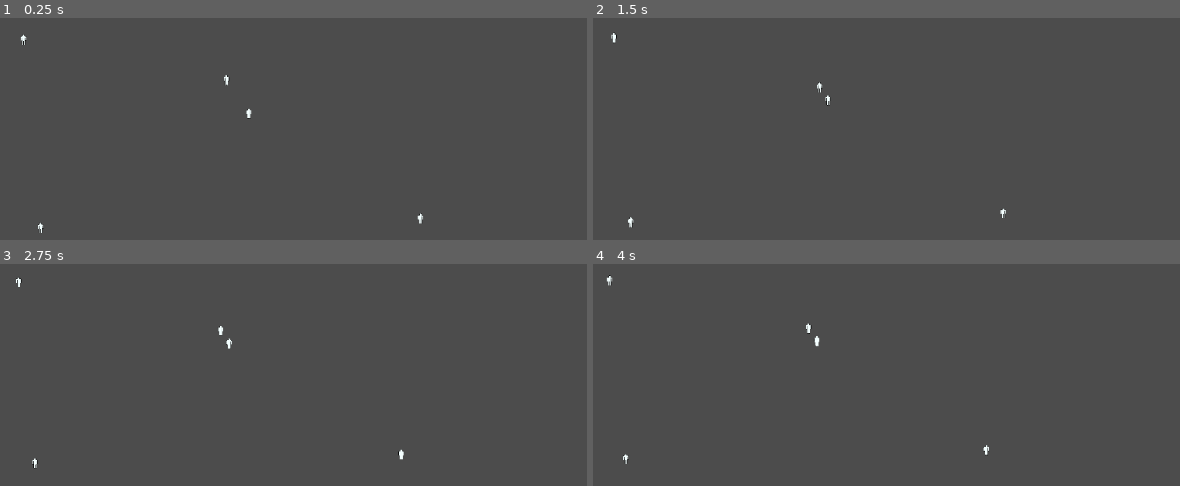
Above: before the commit, frames 1-4 (two rows, left to right).
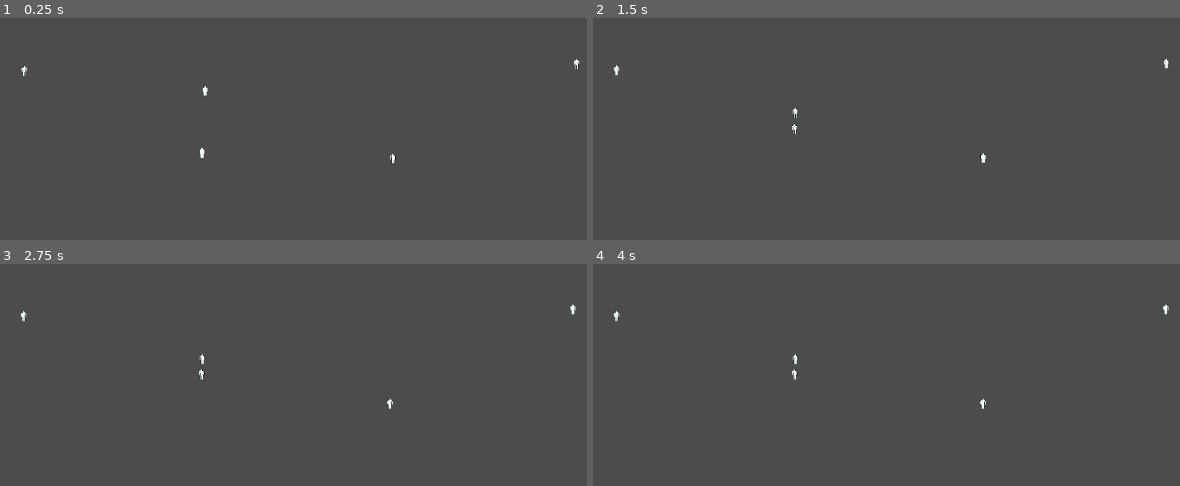
Above: after the commit, the same moments.

Repository: silverhammermba/GGJ2022
Game: Godot game, scene res://Battlefield.tscn
The game is run twice, just before and just after one commit, with the same random seed, the same clock (stepped at 60 frames per second) and the same inputs.
Inputs:
- Up to frame 1 (0.25 s): no input
- Up to frame 2 (1.5 s): tap Enter at 0.5 s
- Up to frame 3 (2.75 s): tap Space at 2 s
- Up to frame 4 (4 s): no input

The runs differ from the first frame. In frame 1, 0.3% of the frame differs, in the area x 3-99%, y 7-97%; in frame 2, 0.3%; in frame 3, 0.3%; in frame 4, 0.3%.

Commit message:
fix pawn drift (using damping) and lock rotation

Diff:
--- a/Battlefield.tscn
+++ b/Battlefield.tscn
@@ -5,16 +5,16 @@
 [node name="Battlefield" type="Node2D"]
 
 [node name="Pawn" parent="." instance=ExtResource( 1 )]
-position = Vector2( 174, 131 )
+position = Vector2( 884, 162 )
 
 [node name="Pawn2" parent="." instance=ExtResource( 1 )]
-position = Vector2( 196, 373 )
+position = Vector2( 403, 278 )
 
 [node name="Pawn3" parent="." instance=ExtResource( 1 )]
-position = Vector2( 464, 227 )
+position = Vector2( 175, 171 )
 
 [node name="Pawn4" parent="." instance=ExtResource( 1 )]
-position = Vector2( 684, 361 )
+position = Vector2( 648, 284 )
 
 [node name="Pawn5" parent="." instance=ExtResource( 1 )]
-position = Vector2( 434, 182 )
+position = Vector2( 407, 195 )
--- a/Pawn.tscn
+++ b/Pawn.tscn
@@ -9,6 +9,7 @@
 radius = 104.235
 
 [node name="Pawn" type="RigidBody2D"]
+mode = 2
 script = ExtResource( 2 )
 speed = 1
 
--- a/project.godot
+++ b/project.godot
@@ -18,6 +18,7 @@
 
 common/enable_pause_aware_picking=true
 2d/default_gravity=0
+2d/default_linear_damp=2.0
 
 [rendering]
 
